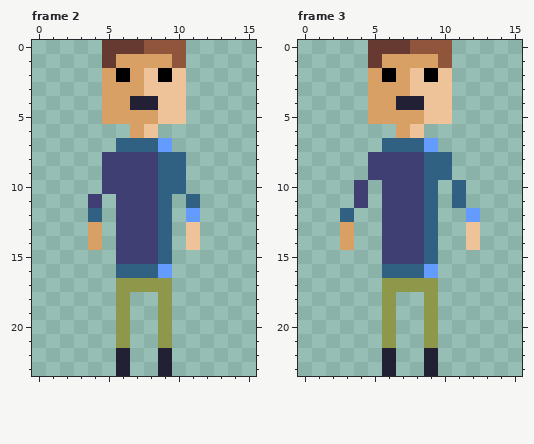
One commit to this pixel-art file: Assets/Images/Characters/idle_f.ase. Above: the version before the commit.
16x24 pixels, 4 frames. Shown: frame 2, frame 3. The commit also changed other frames, which this record leaves out.
After the commit:
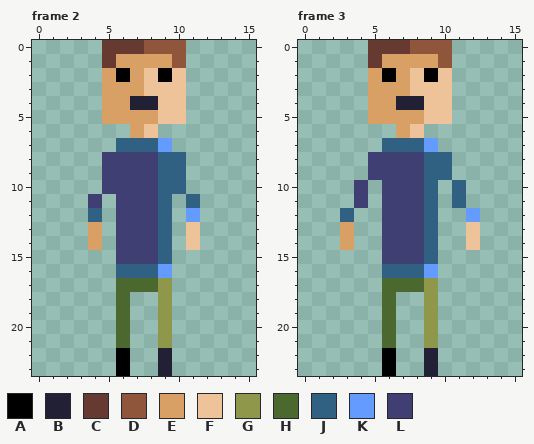
Palette (. is transparent): A #000000  B #222034  C #663931  D #8f563b  E #d9a066  F #eec39a  G #8f974a  H #4b692f  J #306082  K #639bff  L #3f3f74
The edit:
Frame 2:
Colour B gives way to colour A in rows 22 to 23 at x 6.
Colour G gives way to colour H in row 17 at x 6 to 8; in rows 18 to 21 at x 6.
Frame 3: the same change as frame 2
